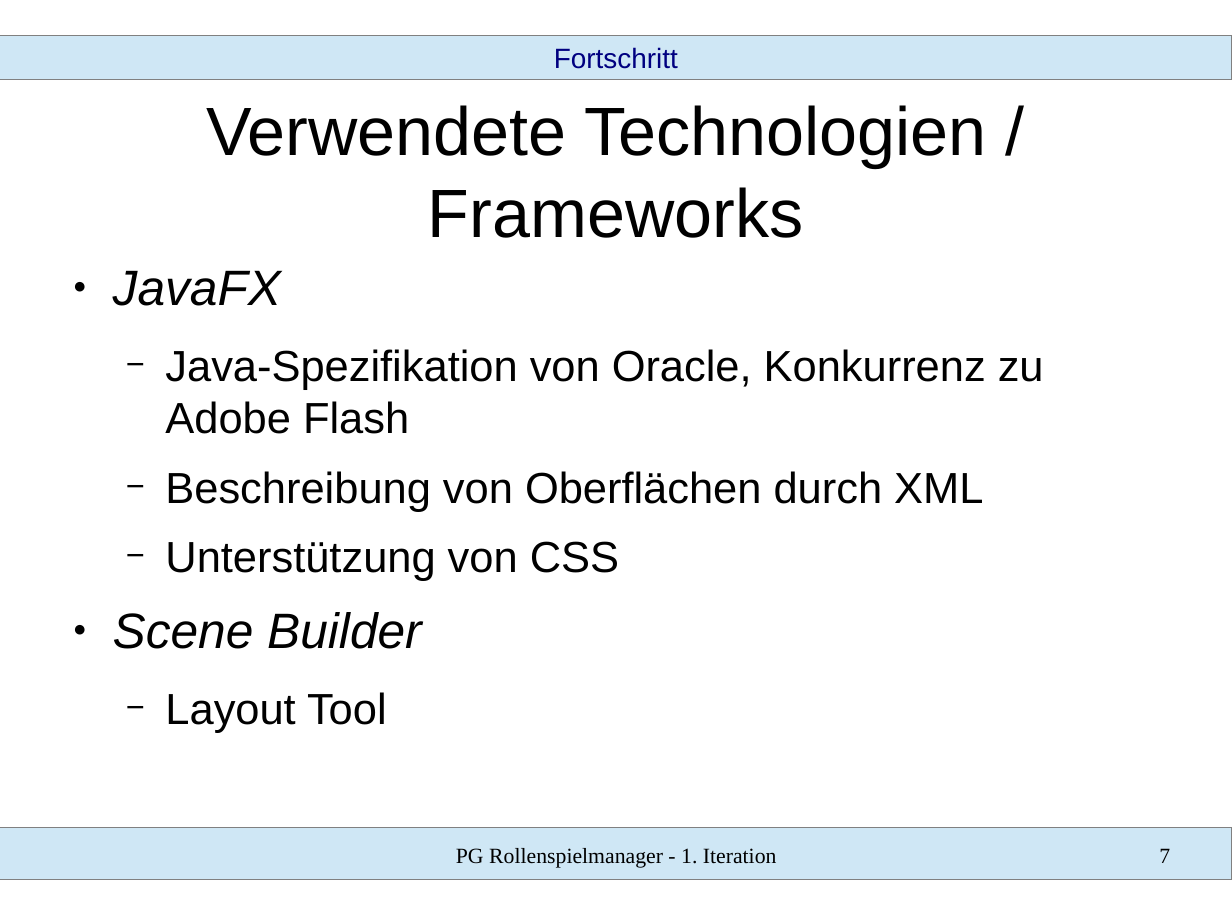
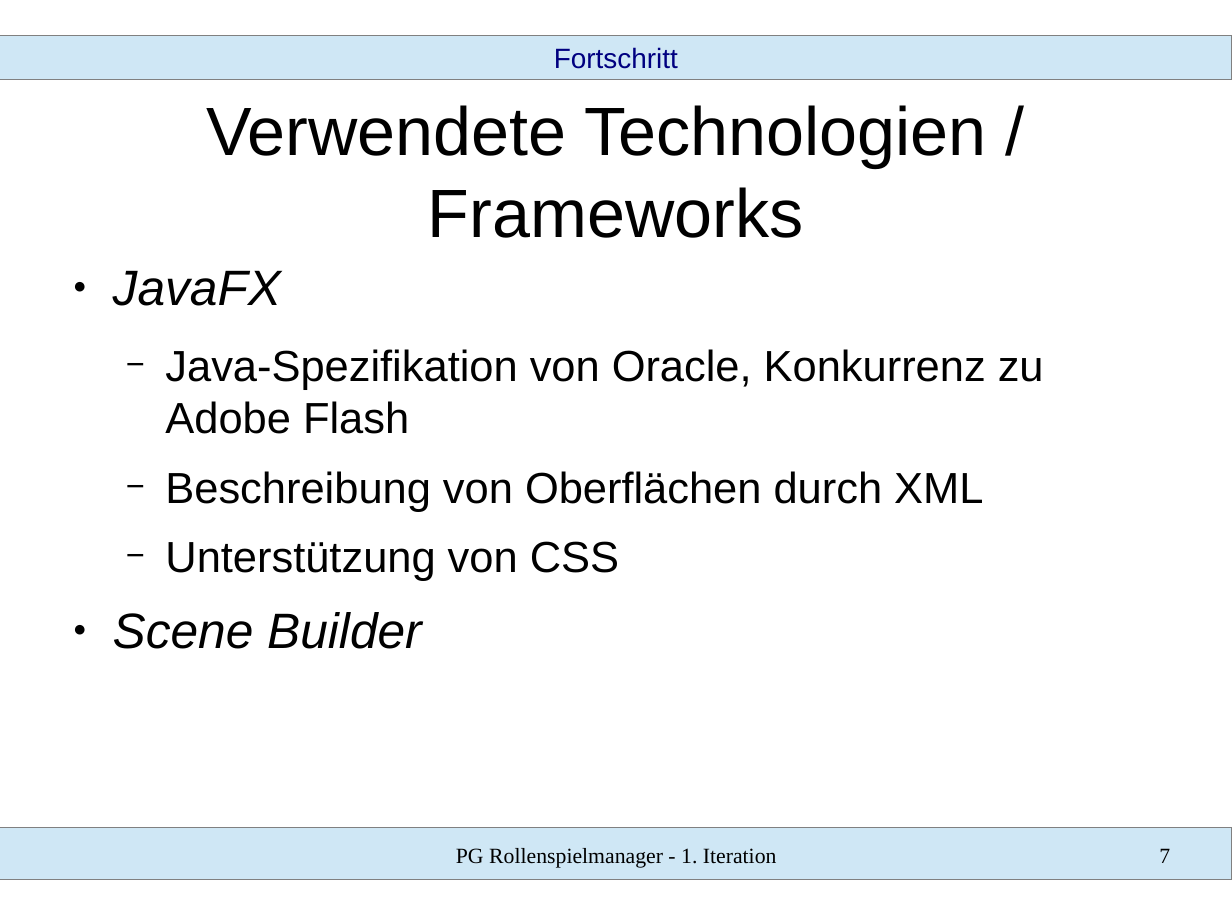
Before and after one commit to SWT-Projektgruppe-2015/Rollenspielmanager, a slide deck: slide 7 of Dokumente/01 Iteration/vortrag.odp. Drawn at 1232x924 pixels with LibreOffice and Linux fonts; fonts in the diff are those of the drawing. Boxes give left, top, right and bottom in pixels: in the first picture for what was removed or moved away, otherwise in the second. Text is boxed around its words. In the diff, an @@ line names an element or a change of style, - is before the commit and + after.

```diff
--- a/Dokumente/01 Iteration/vortrag.odp
+++ b/Dokumente/01 Iteration/vortrag.odp
@@ text at <box>165,692,387,733</box>: paragraph removed @@
-  − Layout Tool
```
Also in this commit, not shown: 3 other slides changed, 11 slides added, 1 other file.
